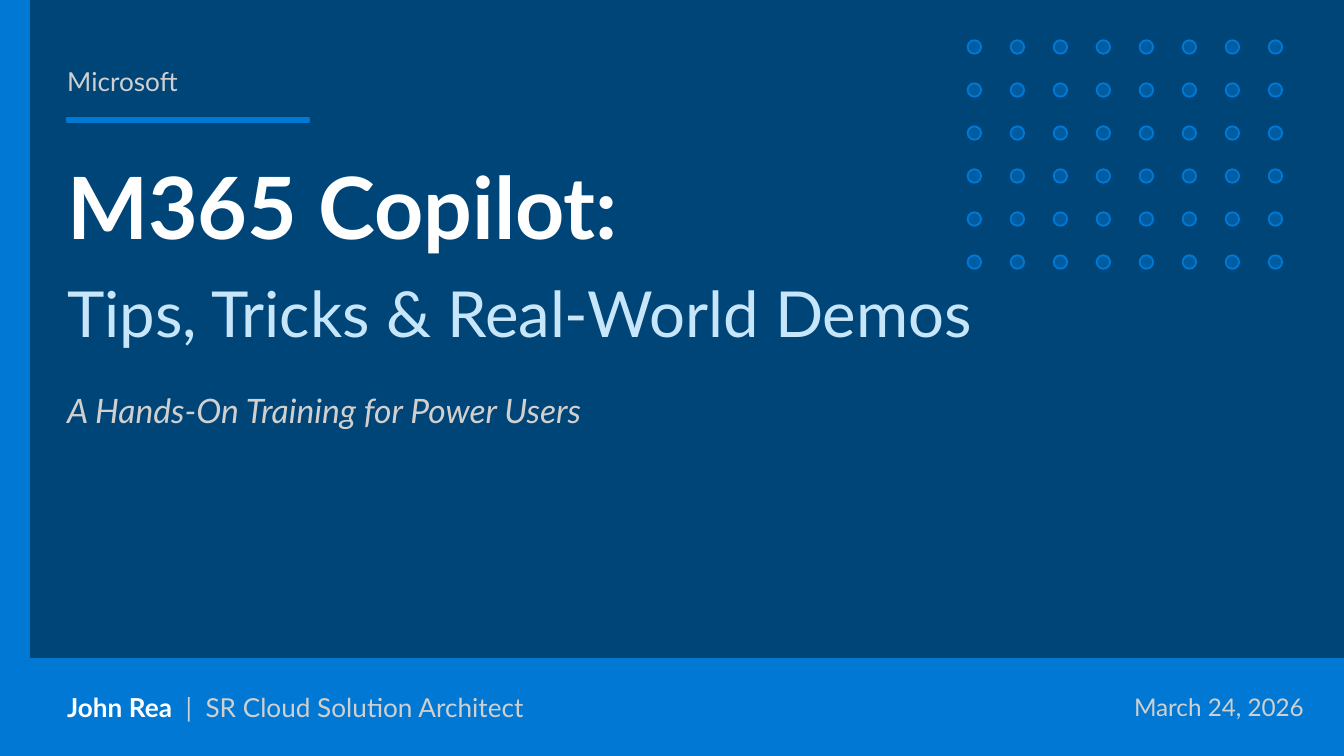
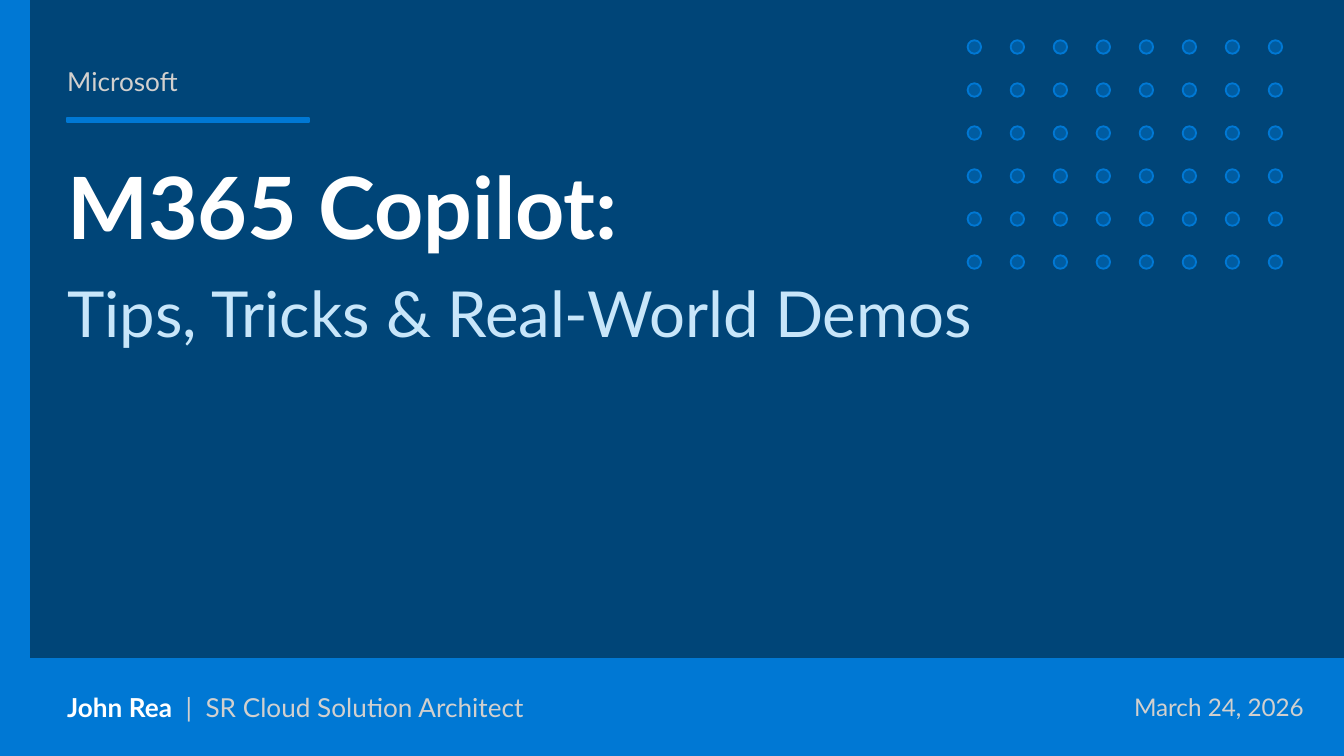
Before and after one commit to matziq/copilot-training-docs, a slide deck: slide 1 of files/Copilot_Training_Deck.pptx. Drawn at 1344x756 pixels with LibreOffice and Linux fonts; fonts in the diff are those of the drawing. Boxes give left, top, right and bottom in pixels: in the first picture for what was removed or moved away, otherwise in the second. Text is boxed around its words. In the diff, an @@ line names an element or a change of style, - is before the commit and + after.

Commit message:
Update training5: add Memory & Custom Instructions, Additional Useful Prompts, remove Cowork

```diff
--- a/files/Copilot_Training_Deck.pptx
+++ b/files/Copilot_Training_Deck.pptx
@@ text removed at [67,398,581,429] @@
-A Hands-On Training for Power Users
```
Also in this commit, not shown: 8 other slides changed, 2 slides added, 1 slide removed, 2 other files.
